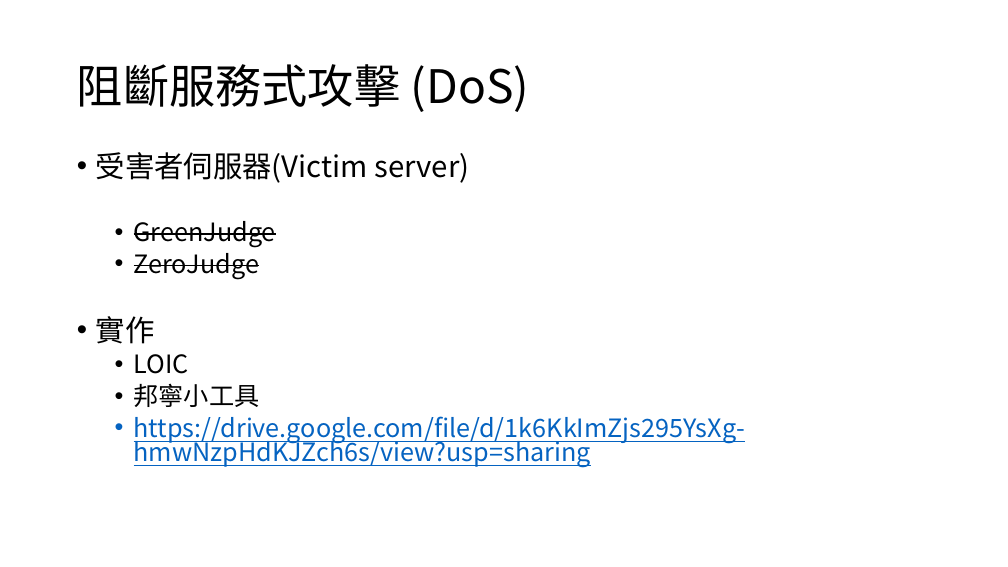
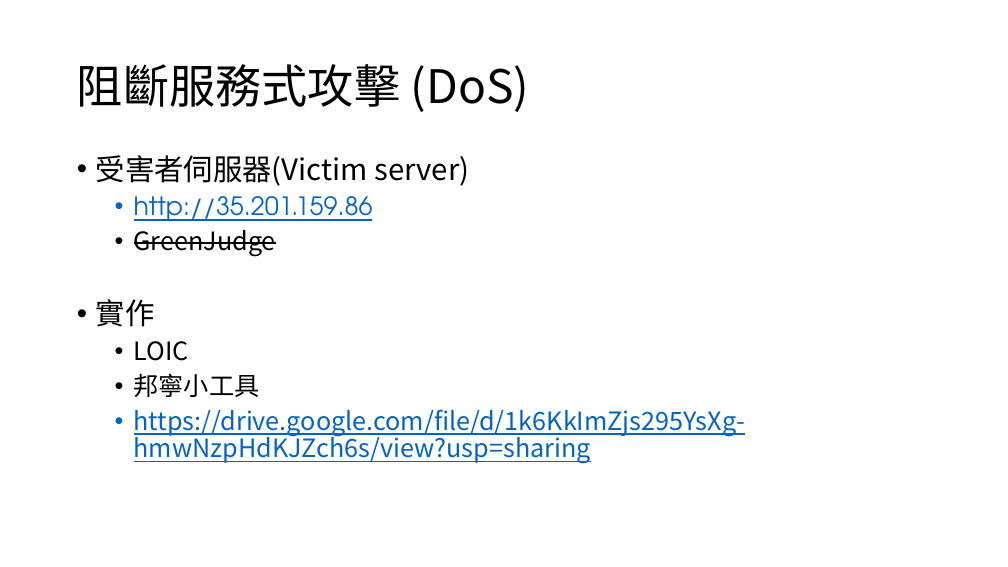
Before and after one commit to lawrence910426/Cloud-drive, a slide deck: slide 4 of Information Security.pptx. Drawn at 1008x567 pixels with LibreOffice and Linux fonts; fonts in the diff are those of the drawing; background and template pictures are left out. Boxes give left, top, right and bottom in pixels: in the first picture for what was removed or moved away, otherwise in the second. Text is boxed around its words. In the diff, an @@ line names an element or a change of style, - is before the commit and + after.

```diff
--- a/Information Security.pptx
+++ b/Information Security.pptx
@@ text at [96, 155, 745, 464]: line spacing 0.8 to 0.9 @@
@@ text at [134, 196, 373, 221]: paragraph added @@
+  • http://35.201.159.86
@@ text at [134, 247, 260, 280]: paragraph removed @@
-  • ZeroJudge
```
Also in this commit, not shown: 5 other slides changed, 1 slide added, 1 slide removed, 2 other files.
